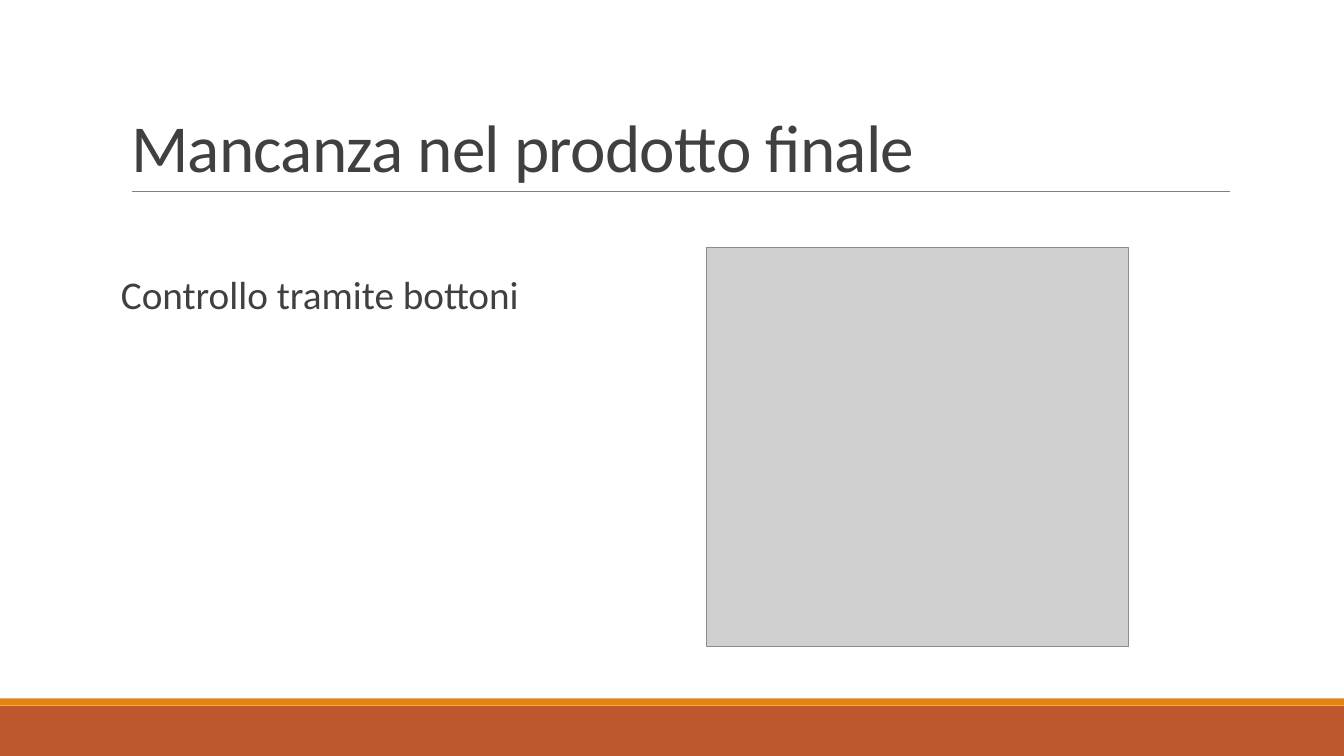
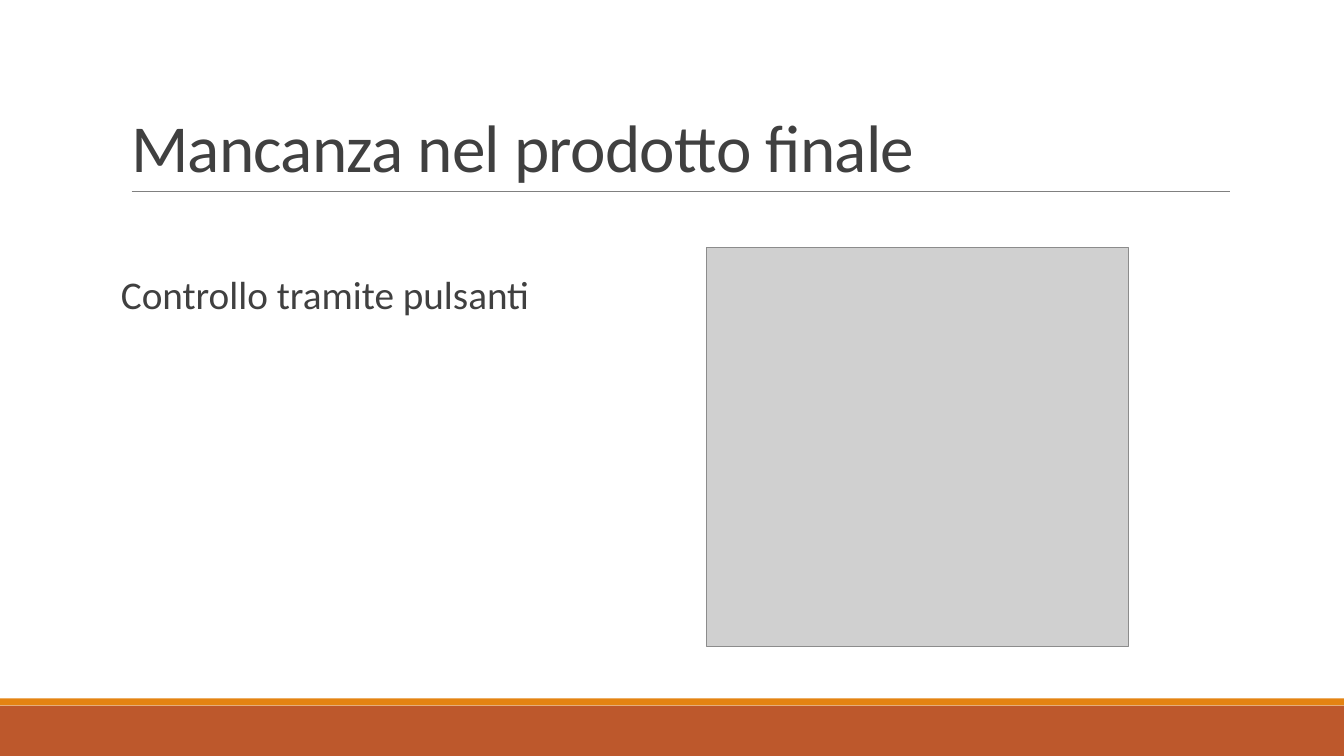
Before and after one commit to PaoloWeishaupt/Word-Clock, a slide deck: slide 16 of Presentazione/Presentazione_Word_Clock.pptx. Drawn at 1344x756 pixels with LibreOffice and Linux fonts; fonts in the diff are those of the drawing; grey boxes stand for pictures. Boxes give left, top, right and bottom in pixels: in the first picture for what was removed or moved away, otherwise in the second. Text is boxed around its words. In the diff, an @@ line names an element or a change of style, - is before the commit and + after.

```diff
--- a/Presentazione/Presentazione_Word_Clock.pptx
+++ b/Presentazione/Presentazione_Word_Clock.pptx
@@ text at [121,281,529,316]: text changed @@
-Controllo tramite bottoni
+Controllo tramite pulsanti
```
Also in this commit, not shown: 2 other slides changed.
